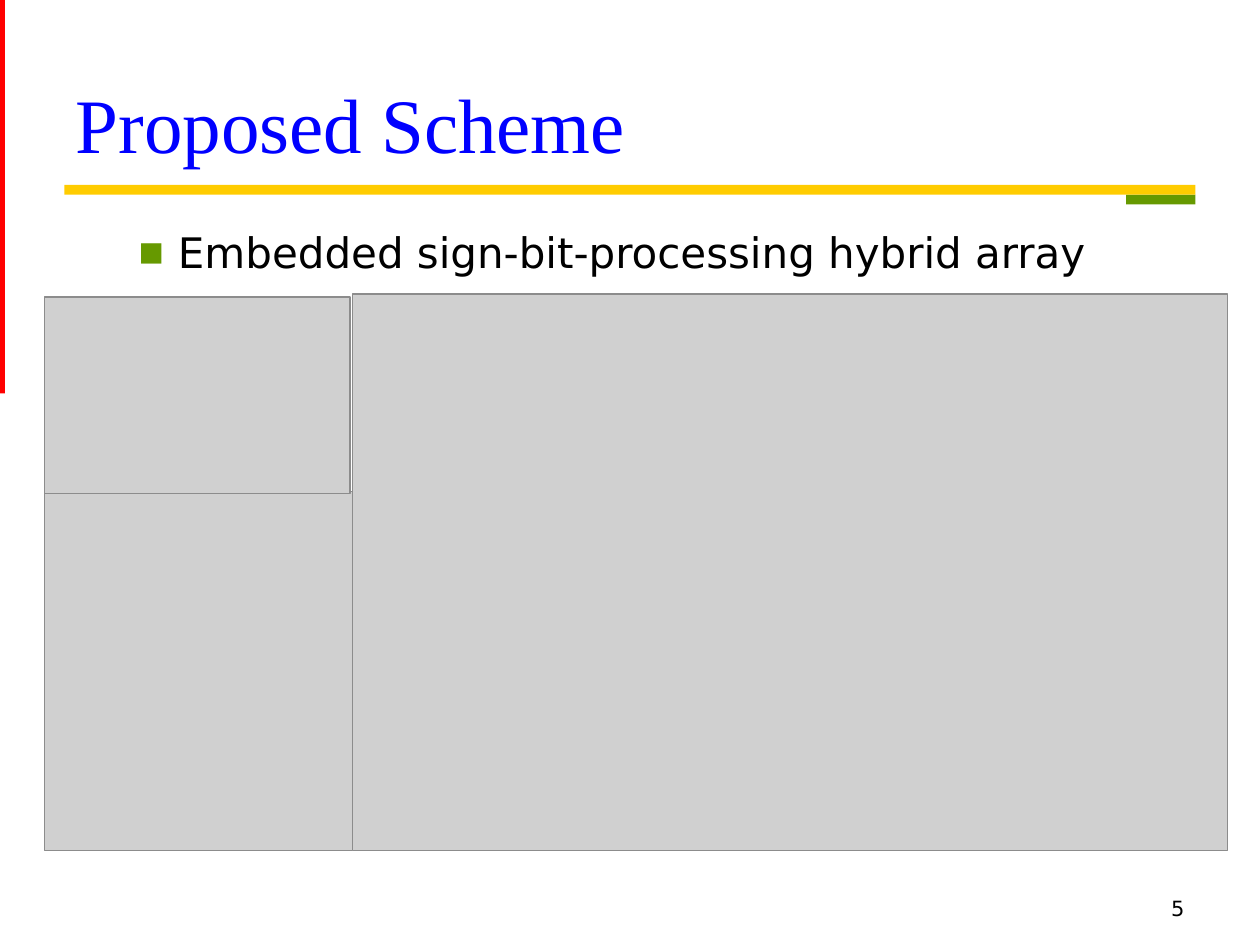
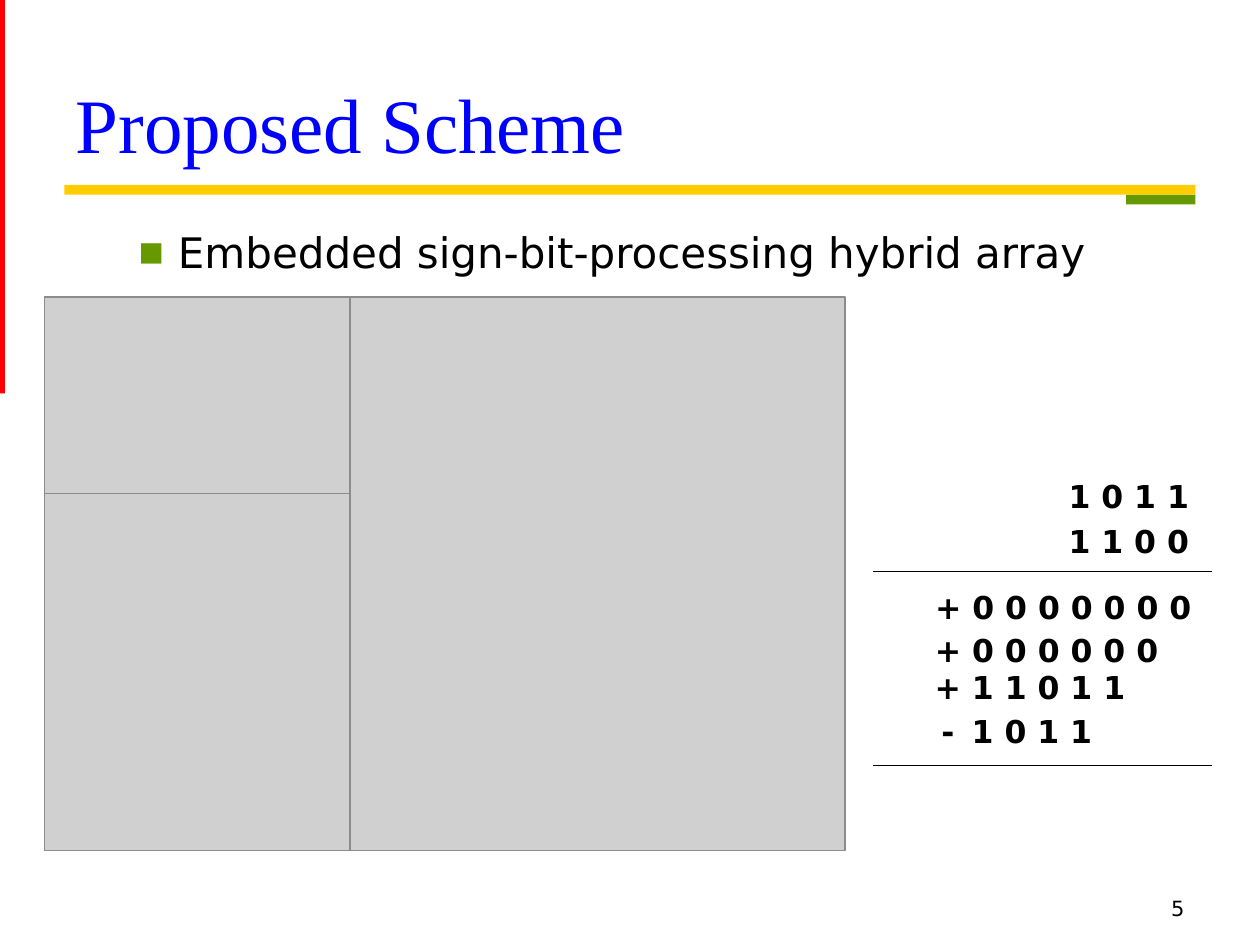
Before and after one commit to Oniontow/TTLiu_Project, a slide deck: slide 5 of papers/new new stone.pptx. Drawn at 1260x945 pixels with LibreOffice and Linux fonts; fonts in the diff are those of the drawing; grey boxes stand for pictures. Boxes give left, top, right and bottom in pixels: in the first picture for what was removed or moved away, otherwise in the second. Text is boxed around its words. In the diff, an @@ line names an element or a change of style, - is before the commit and + after.

```diff
--- a/papers/new new stone.pptx
+++ b/papers/new new stone.pptx
@@ picture: place and size @@
-picture at bbox=[353, 294, 1228, 850]
+picture at bbox=[350, 297, 845, 852]
@@ text added at bbox=[1069, 484, 1189, 509], 18 pt, text #000000, bold @@
+1 0 1 1
@@ text added at bbox=[1069, 529, 1189, 554], 18 pt, text #000000, bold @@
+1 1 0 0
@@ line added from (1212, 572) to (873, 572), #000000 0.75 pt @@
@@ text added at bbox=[972, 595, 1191, 620], 18 pt, text #000000, bold @@
++ 0 0 0 0 0 0 0
@@ text added at bbox=[972, 638, 1158, 663], 18 pt, text #000000, bold @@
++ 0 0 0 0 0 0
@@ text added at bbox=[972, 675, 1125, 700], 18 pt, text #000000, bold @@
++ 1 1 0 1 1
@@ text added at bbox=[972, 719, 1092, 744], 18 pt, text #000000, bold @@
+- 1 0 1 1
@@ line added from (1212, 766) to (873, 766), #000000 0.75 pt @@
```
Also in this commit, not shown: 1 other slide changed.
